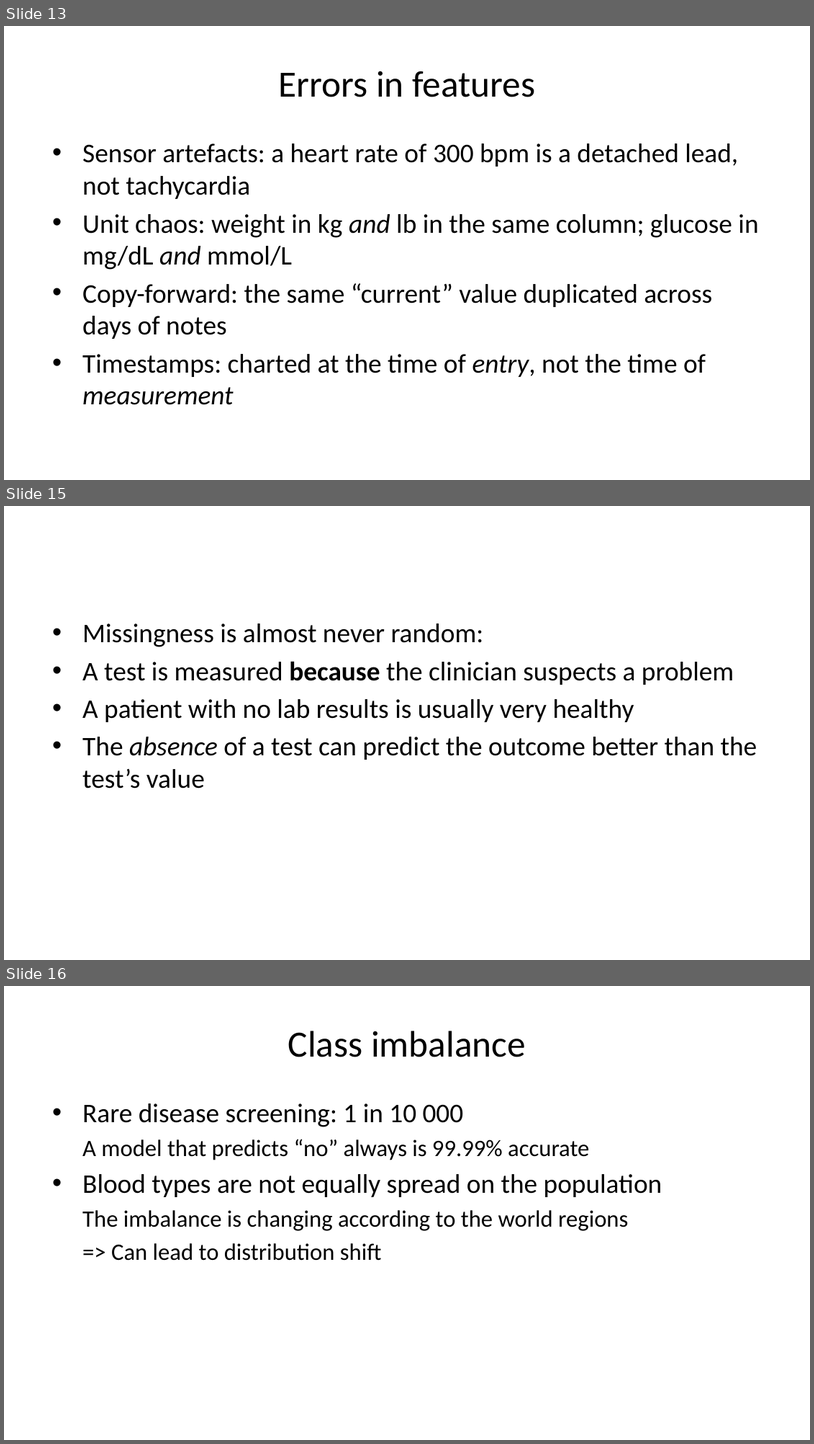
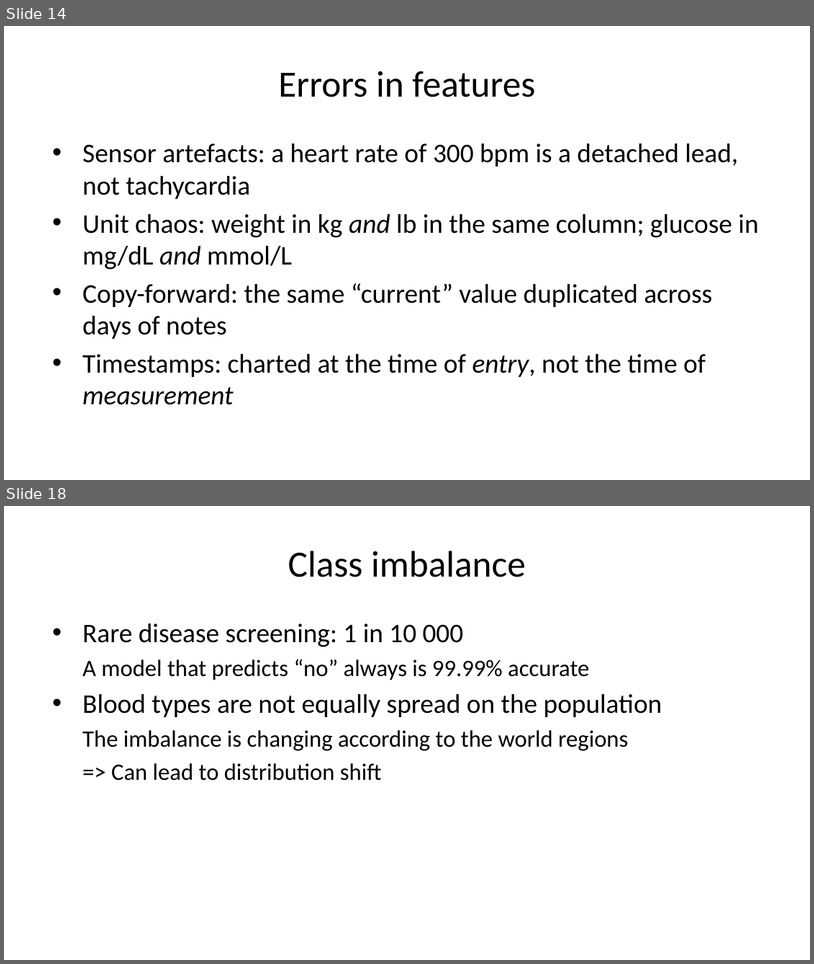
Before and after one commit to pauldubois98/AdcancedTopicsDataScience2026, a slide deck: Course01/slides.pptx. Shown one above the other, each under a label of ours: slides 13, 15 and 16 before the commit, slides 14 and 18 after it; the slides between them are not shown. The pictures are 814x1444 and 814x964 pixels, drawn with LibreOffice and Linux fonts; fonts in the diff are those of the drawing. Boxes give left, top, right and bottom in pixels: in the first picture for what was removed or moved away, otherwise in the second. Text is boxed around its words. In the diff, an @@ line names an element or a change of style, - is before the commit and + after.

```diff
--- a/Course01/slides.pptx
+++ b/Course01/slides.pptx
@@ slide 15 removed at (4,506,810,960), background #FFFFFF @@
@@ text removed at (82,623,758,788) @@
-• Missingness is almost never random:
-• A test is measured because the clinician suspects a problem
-• A patient with no lab results is usually very healthy
-• The absence of a test can predict the outcome better than the test’s value
@@ what was slide 13 is now slide 14 @@
@@ what was slide 16 is now slide 18 @@
```
Also in this commit, not shown: 3 slides changed, 7 slides added, 2 other files.
